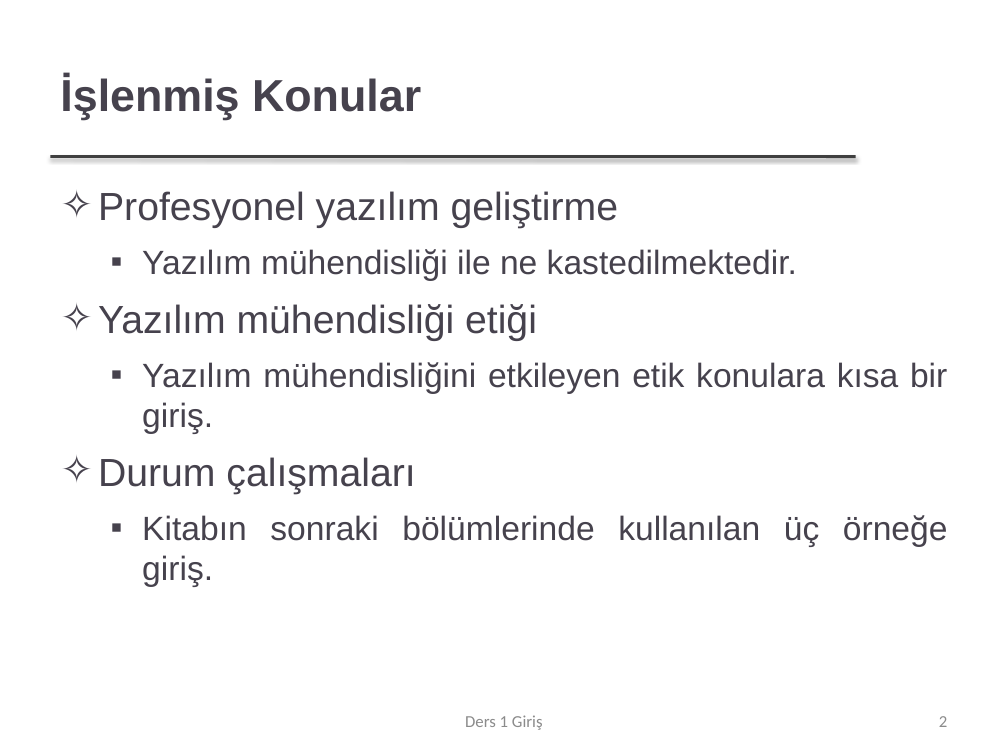
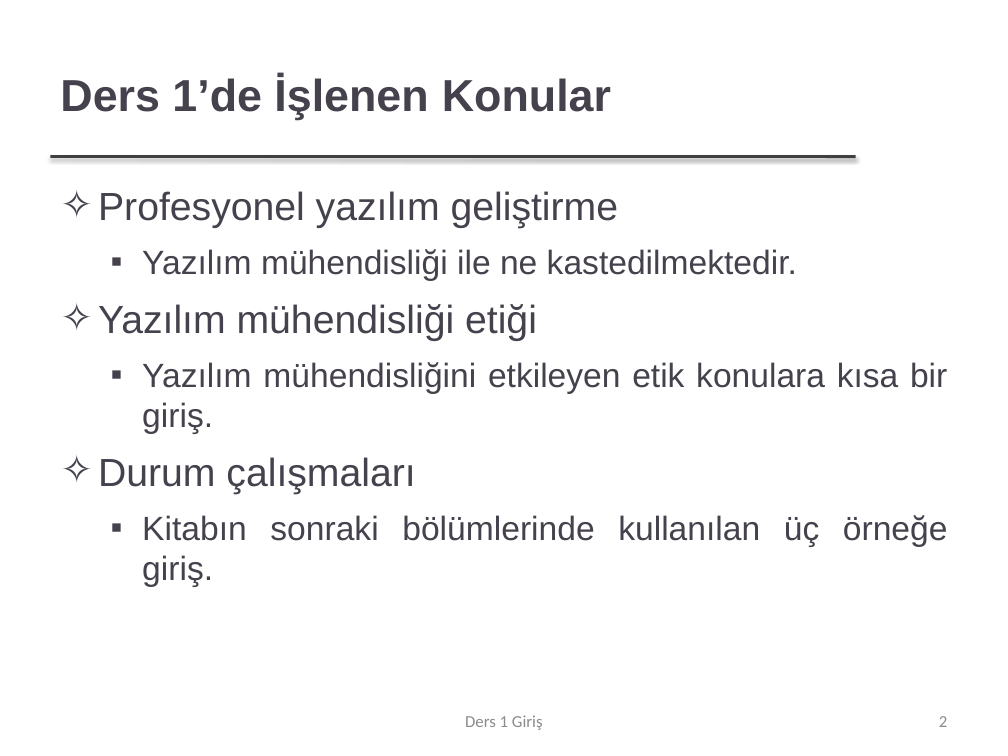
Before and after one commit to FurkanGozukara/Yazilim-Muhendisligi-IT522-2021, a slide deck: slide 2 of dersler/Ders 1 - Giriş.pptx. Drawn at 1008x756 pixels with LibreOffice and Linux fonts; fonts in the diff are those of the drawing; background and template pictures are left out. Boxes give left, top, right and bottom in pixels: in the first picture for what was removed or moved away, otherwise in the second. Text is boxed around its words. In the diff, an @@ line names an element or a change of style, - is before the commit and + after.

Commit message:
ders 2 slaytlar materyaller

```diff
--- a/dersler/Ders 1 - Giriş.pptx
+++ b/dersler/Ders 1 - Giriş.pptx
@@ title at bbox=[60, 76, 611, 120]: text changed @@
-İşlenmiş Konular
+Ders 1’de İşlenen Konular
```
Also in this commit, not shown: 5 other files.
